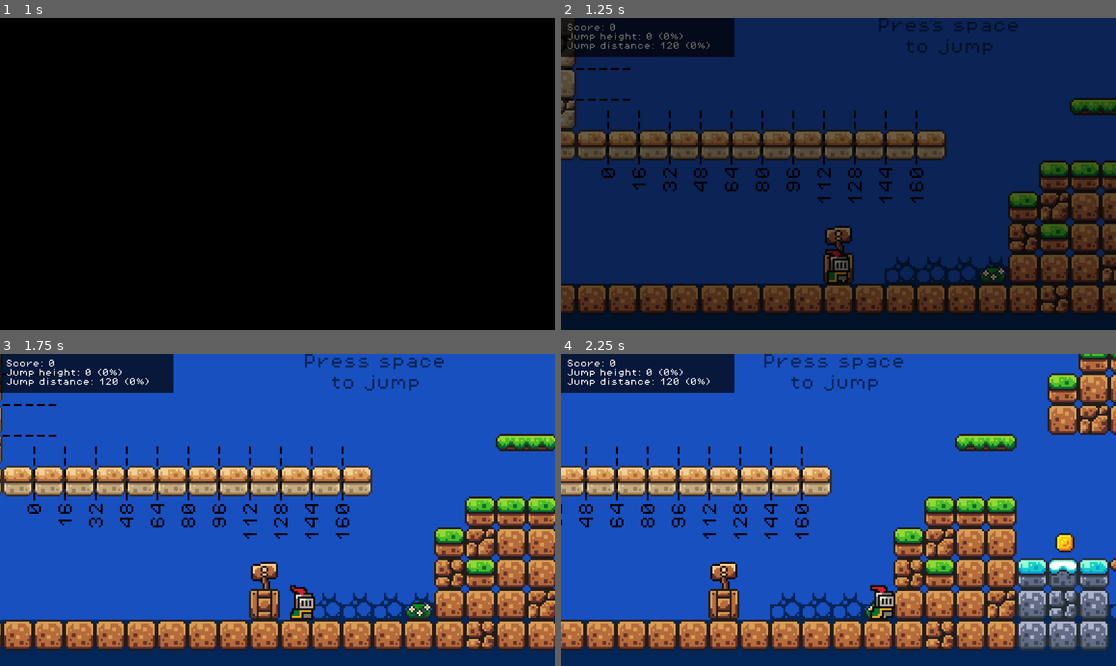
Above: before the commit, frames 1-4 (two rows, left to right).
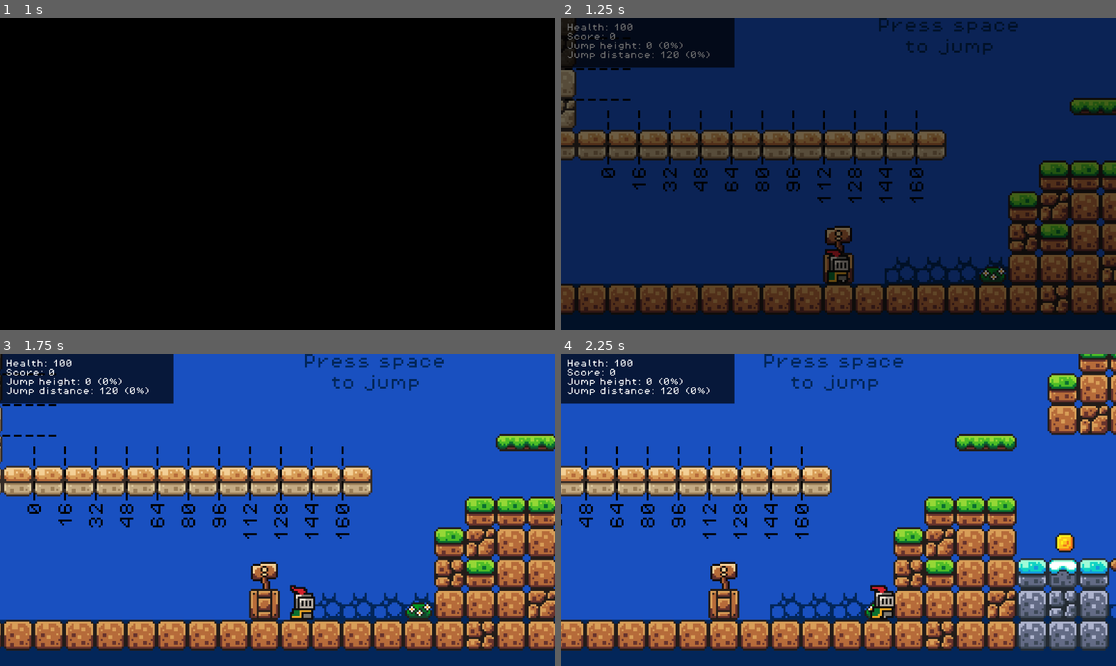
Above: after the commit, the same moments.

Repository: markplewis/2d-platformer-basic
Game: Godot game, scene res://scenes/main.tscn
Same seed, same stepped clock (60 frames per second), same inputs: the game is played once before the commit and once after it.
Inputs:
- Up to frame 1 (1 s): click "Start Game" at 0.5 s
- Up to frame 2 (1.25 s): no input
- Up to frame 3 (1.75 s): tap Space (jump) at 1.25 s; hold Right (move_right) from 1.28 s (still down); hold Space (jump) from 1.28 s (still down)
- Up to frame 4 (2.25 s): keep holding Right (move_right); release Space (jump) at 2.03 s; tap W (interact) at 2.1 s

Frame 1 is identical in both runs. In frame 2, 1.6% of the frame differs, in the area x 0-32%, y 1-16%; in frame 3, 1.7%, in the area x 0-32%, y 1-17%; in frame 4, 1.7%.

Commit message:
Adds less deadly purple slime enemy

Diff:
--- a/scenes/enemies/slime.tscn
+++ b/scenes/enemies/green_slime.tscn
@@ -1,7 +1,7 @@
 [gd_scene load_steps=10 format=3 uid="uid://c12237pkckka3"]
 
 [ext_resource type="Texture2D" uid="uid://b3qus4msbewf3" path="res://assets/sprites/slime_green.png" id="1_4qdpu"]
-[ext_resource type="Script" path="res://scripts/enemies/slime.gd" id="1_nx6cd"]
+[ext_resource type="Script" path="res://scripts/enemies/green_slime.gd" id="1_nx6cd"]
 [ext_resource type="PackedScene" uid="uid://dbssua4ob4uoo" path="res://scenes/world/kill_zone.tscn" id="2_yu07v"]
 
 [sub_resource type="AtlasTexture" id="AtlasTexture_jjhe8"]
@@ -43,13 +43,14 @@
 [sub_resource type="RectangleShape2D" id="RectangleShape2D_sv41y"]
 size = Vector2(10, 12)
 
-[node name="Slime" type="Node2D"]
+[node name="GreenSlime" type="Node2D"]
 script = ExtResource("1_nx6cd")
 
 [node name="AnimatedSprite2D" type="AnimatedSprite2D" parent="."]
 position = Vector2(0, -12)
 sprite_frames = SubResource("SpriteFrames_pih16")
 autoplay = "default"
+frame_progress = 0.781692
 
 [node name="Killzone" parent="." instance=ExtResource("2_yu07v")]
 
--- /dev/null
+++ b/scenes/enemies/purple_slime.tscn
@@ -0,0 +1,70 @@
+[gd_scene load_steps=9 format=3 uid="uid://bs2wlm2ok2sox"]
+
+[ext_resource type="Script" path="res://scripts/enemies/purple_slime.gd" id="1_j3akc"]
+[ext_resource type="Texture2D" uid="uid://diyffmpmeym6w" path="res://assets/sprites/slime_purple.png" id="2_m455c"]
+
+[sub_resource type="AtlasTexture" id="AtlasTexture_87das"]
+atlas = ExtResource("2_m455c")
+region = Rect2(0, 24, 24, 24)
+
+[sub_resource type="AtlasTexture" id="AtlasTexture_8hual"]
+atlas = ExtResource("2_m455c")
+region = Rect2(24, 24, 24, 24)
+
+[sub_resource type="AtlasTexture" id="AtlasTexture_o2chr"]
+atlas = ExtResource("2_m455c")
+region = Rect2(48, 24, 24, 24)
+
+[sub_resource type="AtlasTexture" id="AtlasTexture_0etmt"]
+atlas = ExtResource("2_m455c")
+region = Rect2(72, 24, 24, 24)
+
+[sub_resource type="SpriteFrames" id="SpriteFrames_pih16"]
+animations = [{
+"frames": [{
+"duration": 1.0,
+"texture": SubResource("AtlasTexture_87das")
+}, {
+"duration": 1.0,
+"texture": SubResource("AtlasTexture_8hual")
+}, {
+"duration": 1.0,
+"texture": SubResource("AtlasTexture_o2chr")
+}, {
+"duration": 1.0,
+"texture": SubResource("AtlasTexture_0etmt")
+}],
+"loop": true,
+"name": &"default",
+"speed": 10.0
+}]
+
+[sub_resource type="RectangleShape2D" id="RectangleShape2D_sv41y"]
+size = Vector2(10, 12)
+
+[node name="PurpleSlime" type="Node2D"]
+script = ExtResource("1_j3akc")
+
+[node name="AnimatedSprite2D" type="AnimatedSprite2D" parent="."]
+position = Vector2(0, -12)
+sprite_frames = SubResource("SpriteFrames_pih16")
+autoplay = "default"
+frame = 2
+frame_progress = 0.0921357
+
+[node name="DamageZone" type="Area2D" parent="."]
+collision_mask = 2
+
+[node name="CollisionShape2D" type="CollisionShape2D" parent="DamageZone"]
+position = Vector2(0, -6)
+shape = SubResource("RectangleShape2D_sv41y")
+
+[node name="RayCastLeft" type="RayCast2D" parent="."]
+position = Vector2(0, -6)
+target_position = Vector2(-9, 0)
+
+[node name="RayCastRight" type="RayCast2D" parent="."]
+position = Vector2(0, -6)
+target_position = Vector2(9, 0)
+
+[connection signal="body_entered" from="DamageZone" to="." method="_on_damage_zone_body_entered"]
--- a/scenes/levels/level_01.tscn
+++ b/scenes/levels/level_01.tscn
@@ -6,7 +6,7 @@
 [ext_resource type="FontFile" uid="uid://bxjubaf4wm1rg" path="res://assets/fonts/PixelOperator8.ttf" id="3_ssoj2"]
 [ext_resource type="PackedScene" uid="uid://b2vkvemxq8180" path="res://scenes/world/coin.tscn" id="4_w35h5"]
 [ext_resource type="PackedScene" uid="uid://c4s33xnl8p2xn" path="res://scenes/world/platform.tscn" id="5_anxk3"]
-[ext_resource type="PackedScene" uid="uid://c12237pkckka3" path="res://scenes/enemies/slime.tscn" id="6_ixqxs"]
+[ext_resource type="PackedScene" uid="uid://c12237pkckka3" path="res://scenes/enemies/green_slime.tscn" id="6_ixqxs"]
 [ext_resource type="PackedScene" uid="uid://dbssua4ob4uoo" path="res://scenes/world/kill_zone.tscn" id="7_002c6"]
 [ext_resource type="PackedScene" uid="uid://2njcjlgdflnx" path="res://scenes/world/door.tscn" id="8_q1afr"]
 
@@ -808,8 +808,9 @@
 
 [node name="Enemies" type="Node" parent="."]
 
-[node name="Slime" parent="Enemies" instance=ExtResource("6_ixqxs")]
+[node name="GreenSlime" parent="Enemies" instance=ExtResource("6_ixqxs")]
 position = Vector2(512, 64)
+move_speed = 40.0
 
 [node name="DoorInLevel1" parent="." instance=ExtResource("8_q1afr")]
 position = Vector2(-120, 88)
--- a/scenes/levels/level_02.tscn
+++ b/scenes/levels/level_02.tscn
@@ -1,10 +1,11 @@
-[gd_scene load_steps=12 format=3 uid="uid://ce83qj35htn5a"]
+[gd_scene load_steps=13 format=3 uid="uid://ce83qj35htn5a"]
 
 [ext_resource type="Script" path="res://scripts/levels/level_02.gd" id="1_mvgii"]
 [ext_resource type="Texture2D" uid="uid://co4837rvrwkys" path="res://assets/sprites/world_tileset.png" id="1_vjf46"]
 [ext_resource type="Texture2D" uid="uid://b3mvaeqkskaqi" path="res://assets/sprites/slopes.png" id="2_phwxa"]
 [ext_resource type="PackedScene" uid="uid://b2vkvemxq8180" path="res://scenes/world/coin.tscn" id="4_jhcoy"]
 [ext_resource type="PackedScene" uid="uid://dbssua4ob4uoo" path="res://scenes/world/kill_zone.tscn" id="5_b878a"]
+[ext_resource type="PackedScene" uid="uid://bs2wlm2ok2sox" path="res://scenes/enemies/purple_slime.tscn" id="5_lowql"]
 [ext_resource type="PackedScene" uid="uid://2njcjlgdflnx" path="res://scenes/world/door.tscn" id="5_wlts4"]
 
 [sub_resource type="TileSetAtlasSource" id="TileSetAtlasSource_ne1kq"]
@@ -441,7 +442,7 @@
 layer_0/name = "Background"
 layer_0/tile_data = PackedInt32Array(393206, 196608, 14, 393207, 196608, 14, 393208, 196608, 14, 393209, 196608, 14, 39 …(69380 unchanged characters)…
 layer_1/name = "Midground"
-layer_1/tile_data = PackedInt32Array(196600, 458752, 0, 1966 …(1181 unchanged characters)… , 2, 65565, 393216, 2, 131101, 393216, 2)
+layer_1/tile_data = PackedInt32Array(196600, 458752, 0, 1966 …(1181 unchanged characters)… , 2, 65565, 393216, 2, 131101, 393216, 2, 262145, 458752, 0)
 
 [node name="Coins" type="Node" parent="."]
 
@@ -453,6 +454,12 @@
 
 [node name="Coin3" parent="Coins" instance=ExtResource("4_jhcoy")]
 position = Vector2(248, 37)
+
+[node name="Enemies" type="Node" parent="."]
+
+[node name="PurpleSlime" parent="Enemies" instance=ExtResource("5_lowql")]
+position = Vector2(168, 80)
+attack_damage = 20
 
 [node name="DoorInLevel2" parent="." instance=ExtResource("5_wlts4")]
 position = Vector2(-24, 72)
--- a/scenes/main.tscn
+++ b/scenes/main.tscn
@@ -41,6 +41,7 @@
 [connection signal="dead" from="Player" to="." method="_on_player_dead"]
 [connection signal="dying" from="Player" to="." method="_on_player_dying"]
 [connection signal="dying" from="Player" to="UICanvas/HUD" method="_on_player_dying"]
+[connection signal="health_changed" from="Player" to="UICanvas/HUD" method="_on_player_health_changed"]
 [connection signal="jump_ended" from="Player" to="UICanvas/HUD" method="_on_player_jump_ended"]
 [connection signal="jump_started" from="Player" to="UICanvas/HUD" method="_on_player_jump_started"]
 [connection signal="opened_door" from="Player" to="." method="_on_player_opened_door"]
--- a/scenes/player/player.tscn
+++ b/scenes/player/player.tscn
@@ -8,6 +8,10 @@
 [ext_resource type="PackedScene" uid="uid://b0d6las3wnd6b" path="res://scenes/player/jump_handler.tscn" id="5_qcfde"]
 [ext_resource type="PackedScene" uid="uid://byg3y5diuqwmc" path="res://scenes/player/trajectory_line.tscn" id="7_k1epr"]
 
+[sub_resource type="AtlasTexture" id="AtlasTexture_gc6yb"]
+atlas = ExtResource("1_0cs1t")
+region = Rect2(64, 192, 32, 32)
+
 [sub_resource type="AtlasTexture" id="AtlasTexture_ayquk"]
 atlas = ExtResource("1_0cs1t")
 region = Rect2(64, 192, 32, 32)
@@ -102,6 +106,14 @@
 
 [sub_resource type="SpriteFrames" id="SpriteFrames_kdq00"]
 animations = [{
+"frames": [{
+"duration": 1.0,
+"texture": SubResource("AtlasTexture_gc6yb")
+}],
+"loop": true,
+"name": &"damaged",
+"speed": 10.0
+}, {
 "frames": [{
 "duration": 1.0,
 "texture": SubResource("AtlasTexture_ayquk")
@@ -210,7 +222,7 @@
 [node name="AnimatedSprite2D" type="AnimatedSprite2D" parent="SpriteContainer"]
 position = Vector2(0, -12)
 sprite_frames = SubResource("SpriteFrames_kdq00")
-animation = &"idle"
+animation = &"damaged"
 autoplay = "idle"
 
 [node name="CollisionShape" type="CollisionShape2D" parent="."]
@@ -242,8 +254,11 @@
 [node name="GroundDetectionRaycast" type="RayCast2D" parent="."]
 target_position = Vector2(0, 3)
 
+[node name="DamageTimer" type="Timer" parent="."]
+
 [connection signal="jump_ended" from="." to="Node/TrajectoryLine" method="_on_player_jump_ended"]
 [connection signal="jump_started" from="." to="Node/TrajectoryLine" method="_on_player_jump_started"]
 [connection signal="resurrected" from="." to="Node/TrajectoryLine" method="_on_player_resurrected"]
 [connection signal="jump_ended" from="JumpHandler" to="." method="_on_jump_handler_jump_ended"]
 [connection signal="jump_started" from="JumpHandler" to="." method="_on_jump_handler_jump_started"]
+[connection signal="timeout" from="DamageTimer" to="." method="_on_damage_timer_timeout"]
--- a/scenes/ui/hud.tscn
+++ b/scenes/ui/hud.tscn
@@ -11,7 +11,7 @@
 [node name="ColorRect" type="ColorRect" parent="."]
 layout_mode = 0
 offset_right = 360.0
-offset_bottom = 81.0
+offset_bottom = 103.0
 color = Color(0, 0, 0, 0.7)
 
 [node name="StatsLabel" type="Label" parent="ColorRect"]
--- a/scripts/enemies/slime.gd
+++ b/scripts/enemies/green_slime.gd
@@ -1,4 +1,4 @@
-class_name Slime extends Node2D
+class_name GreenSlime extends Node2D
 
 @export var move_speed: float = 60.0
 
--- /dev/null
+++ b/scripts/enemies/purple_slime.gd
@@ -0,0 +1,27 @@
+class_name PurpleSlime extends Node2D
+
+@export var move_speed: float = 60.0
+@export var attack_damage: int = 1
+
+@onready var _ray_cast_left: RayCast2D = $RayCastLeft
+@onready var _ray_cast_right: RayCast2D = $RayCastRight
+@onready var _animated_sprite: AnimatedSprite2D = $AnimatedSprite2D
+
+var _direction: int = 1
+
+
+func _process(delta: float) -> void:
+  if _ray_cast_left.is_colliding():
+    _direction = 1
+    _animated_sprite.flip_h = false;
+
+  if _ray_cast_right.is_colliding():
+    _direction = -1
+    _animated_sprite.flip_h = true;
+
+  position.x += _direction * move_speed * delta
+
+
+func _on_damage_zone_body_entered(body: Node2D) -> void:
+  if body.has_method("decrease_health"):
+    body.decrease_health(attack_damage)
--- a/scripts/levels/level.gd
+++ /dev/null
@@ -1 +0,0 @@
-class_name Level extends Node
--- a/scripts/levels/level_01.gd
+++ b/scripts/levels/level_01.gd
@@ -1,4 +1,4 @@
-class_name Level01 extends Level
+class_name Level01 extends Node
 
 @onready var _door: Door = $DoorInLevel1
 @onready var player_start_pos: Vector2 = _door.position
--- a/scripts/levels/level_02.gd
+++ b/scripts/levels/level_02.gd
@@ -1,4 +1,4 @@
-class_name Level02 extends Level
+class_name Level02 extends Node
 
 @onready var _door: Door = $DoorInLevel2
 @onready var player_start_pos: Vector2 = _door.position
--- a/scripts/player/player.gd
+++ b/scripts/player/player.gd
@@ -23,6 +23,7 @@
 @onready var _input_handler: InputHandler = $InputHandler
 @onready var _movement_handler: MovementHandler = $MovementHandler
 @onready var _jump_handler: JumpHandler = $JumpHandler
+@onready var _damage_timer: Timer = $DamageTimer
 
 var _controls_disabled: bool = false
 
@@ -51,6 +52,7 @@
 var _on_floor: bool = true
 var _floor_normal: Vector2 = Vector2.UP
 var _floor_angle: float = 0.0
+var _is_damaged: bool = false
 var _is_dead: bool = false
 
 var _score_default: int = 0
@@ -164,6 +166,8 @@
 func _play_animation() -> void:
   if _is_dead:
     _animated_sprite.play("die")
+  elif _is_damaged:
+    _animated_sprite.play("damaged")
   else:
     if _on_floor:
       if _move_direction == 0.0:
@@ -219,7 +223,7 @@
   return _score
 
 
-func set_score(value: int = 0) -> void:
+func set_score(value: int) -> void:
   _score = value
   score_changed.emit(_score)
 
@@ -241,19 +245,38 @@
   return _health
 
 
-func set_health(value: int = 0) -> void:
+func set_health(value: int) -> void:
+  if value <= 0:
+    die()
+    return
+  if value < _health:
+    _damage()
   _health = value
   health_changed.emit(_health)
 
 
-func increase_health(value: int = 1) -> void:
+func increase_health(value: int = 10) -> void:
   _health += value
   health_changed.emit(_health)
 
 
-func decrease_health(value: int = 1) -> void:
+func decrease_health(value: int = 10) -> void:
   _health -= value
+  if _health <= 0:
+    die()
+    return
+  _damage()
   health_changed.emit(_health)
+
+
+func _damage() -> void:
+  _is_damaged = true
+  _damage_timer.stop()
+  _damage_timer.start(0.5)
+
+
+func _on_damage_timer_timeout() -> void:
+  _is_damaged = false
 
 
 # Jump handler
--- a/scripts/ui/hud.gd
+++ b/scripts/ui/hud.gd
@@ -2,6 +2,7 @@
 
 @onready var _stats_label: Label = $ColorRect/StatsLabel
 
+var _health: int = 100
 var _score: int = 0
 
 var _jump_start_pos: Vector2 = Vector2.ZERO
@@ -19,6 +20,7 @@
 
 
 func _reset() -> void:
+  _health = 100
   _score = 0
   _jump_height = 0
   _jump_height_percent = 0
@@ -47,12 +49,18 @@
     multiplier = 1
 
   var format_string: String = """
+    Health: %s
     Score: %s
     Jump height: %s (%s%%)
     Jump distance: %s (%s%%)
   """
   _stats_label.text = format_string.dedent().strip_edges() % [
-    _score, _jump_height, _jump_height_percent, _jump_distance * multiplier, _jump_distance_percent
+    _health,
+    _score,
+    _jump_height,
+    _jump_height_percent,
+    _jump_distance * multiplier,
+    _jump_distance_percent
   ]
 
 
@@ -88,6 +96,11 @@
   _update_text()
 
 
+func _on_player_health_changed(health: int) -> void:
+  _health = health
+  _update_text()
+
+
 func _on_player_score_changed(score: int) -> void:
   _score = score
   _update_text()
Not shown: 1 places in scenes/player/player.tscn that only renumber resources
